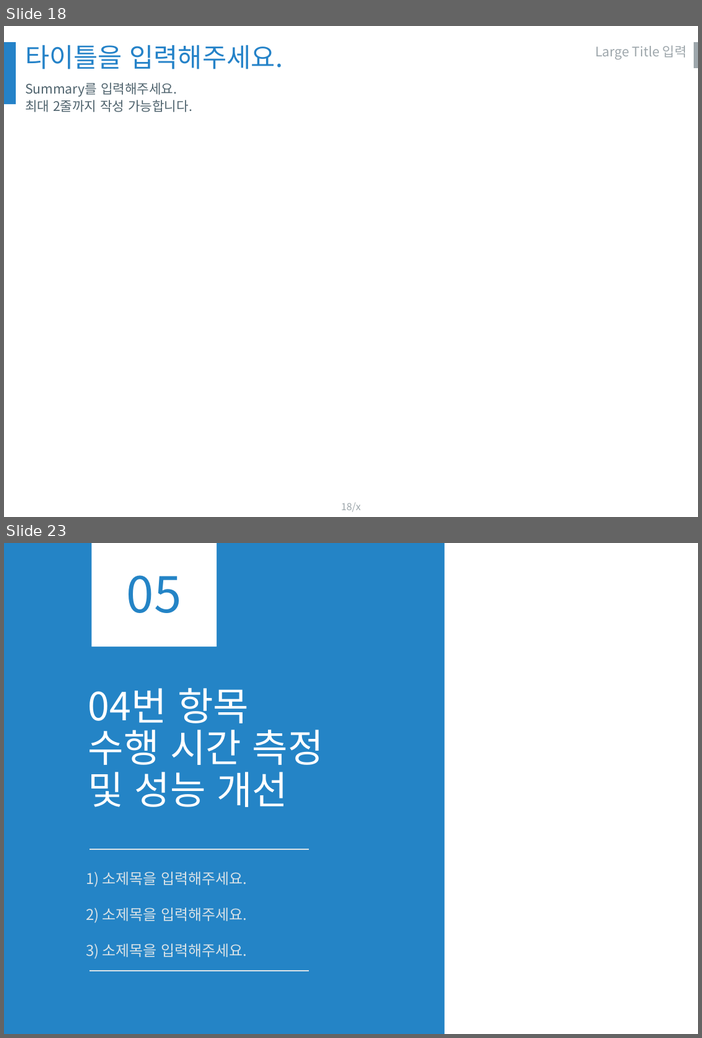
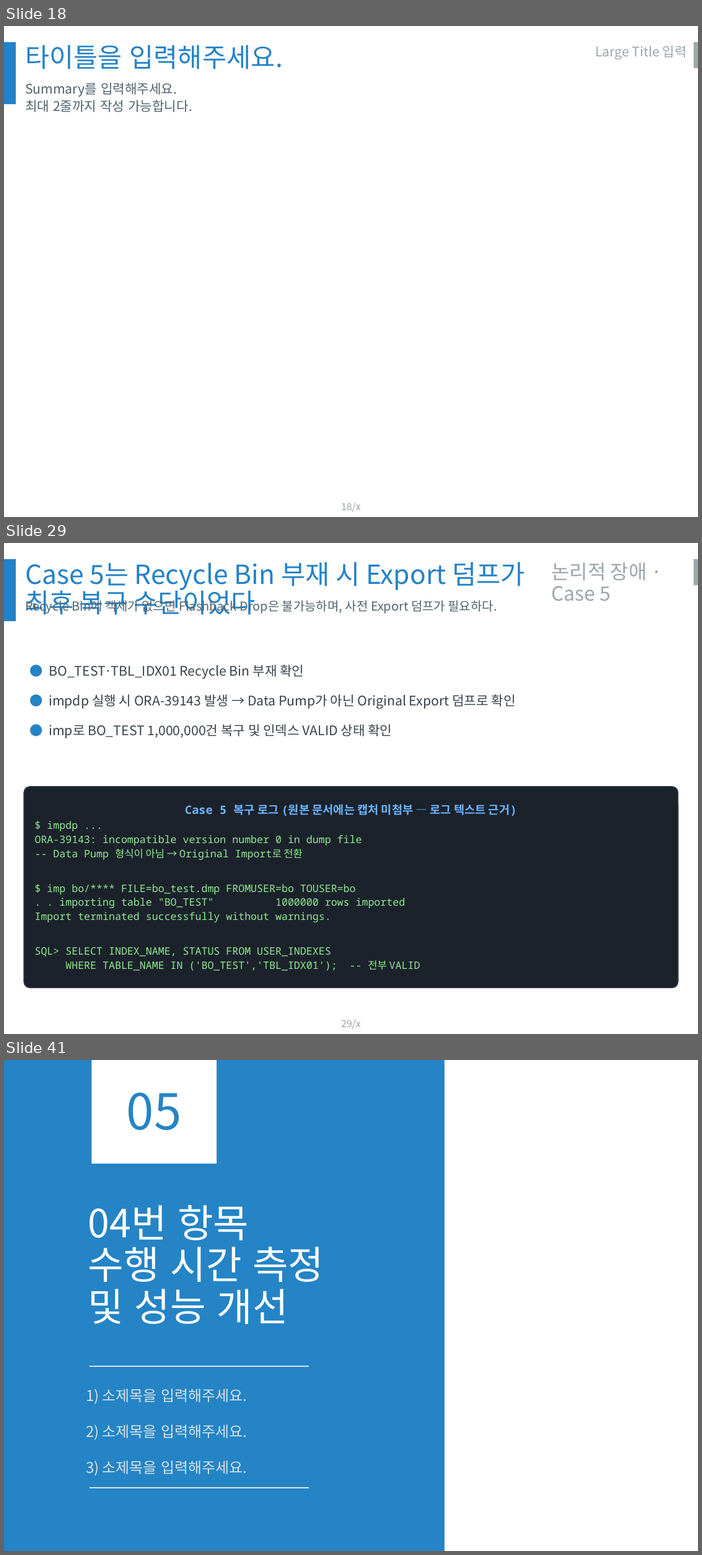
Before and after one commit to olmas70/slides, a slide deck: BO_스키마_트랜잭션_실증_보고서.pptx. Shown one above the other, each under a label of ours: slides 18 and 23 before the commit, slides 18, 29 and 41 after it; the slides between them are not shown. The pictures are 702x1038 and 702x1555 pixels, drawn with LibreOffice and Linux fonts; fonts in the diff are those of the drawing; background and template pictures are left out. Boxes give left, top, right and bottom in pixels: in the first picture for what was removed or moved away, otherwise in the second. Text is boxed around its words. In the diff, an @@ line names an element or a change of style, - is before the commit and + after.

```diff
--- a/BO_스키마_트랜잭션_실증_보고서.pptx
+++ b/BO_스키마_트랜잭션_실증_보고서.pptx
@@ slide 29 added at bbox=[4, 543, 698, 1034], background #FFFFFF; not listed: 3 template elements that a slide beside it also shows @@
@@ text added at bbox=[25, 562, 525, 615], 32 pt, text #2482C8 @@
+Case 5는 Recycle Bin 부재 시 Export 덤프가 최후 복구 수단이었다
@@ text added at bbox=[551, 562, 648, 601], 24 pt, text #9DA6AB @@
+논리적 장애 · Case 5
@@ text added at bbox=[25, 598, 498, 614], 15 pt, text #50646E @@
+Recycle Bin에 객체가 없으면 Flashback Drop은 불가능하며, 사전 Export 덤프가 필요하다.
@@ text added at bbox=[49, 665, 516, 738], 16 pt, text #39424A @@
+● BO_TEST·TBL_IDX01 Recycle Bin 부재 확인
+● impdp 실행 시 ORA-39143 발생 → Data Pump가 아닌 Original Export 덤프로 확인
+● imp로 BO_TEST 1,000,000건 복구 및 인덱스 VALID 상태 확인
@@ rounded rectangle added at bbox=[24, 787, 679, 988], fill #1B222C, outline #333D47 1 pt, 12.5 pt, text #8FE98F @@
+Case 5 복구 로그 (원본 문서에는 캡처 미첨부 — 로그 텍스트 근거)
+$ impdp ...
+ORA-39143: incompatible version number 0 in dump file
+-- Data Pump 형식이 아님 → Original Import로 전환
+$ imp bo/**** FILE=bo_test.dmp FROMUSER=bo TOUSER=bo
+. . importing table "BO_TEST" 1000000 rows imported
+Import terminated successfully without warnings.
+SQL> SELECT INDEX_NAME, STATUS FROM USER_INDEXES
+WHERE TABLE_NAME IN ('BO_TEST','TBL_IDX01'); -- 전부 VALID
@@ what was slide 23 is now slide 41 @@
```
Also in this commit, not shown: 2 slides changed, 19 other slides added, 2 slides removed.
